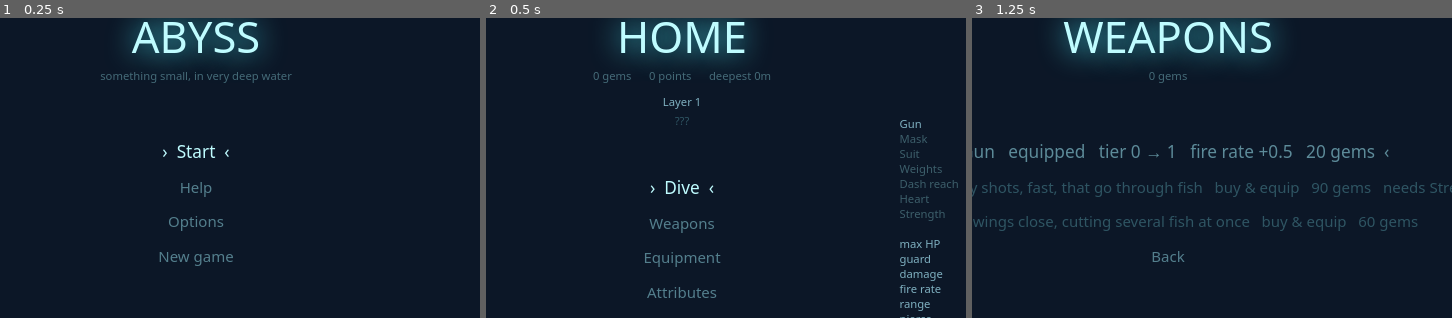
Above: before the commit, frames 1-3 (left to right).
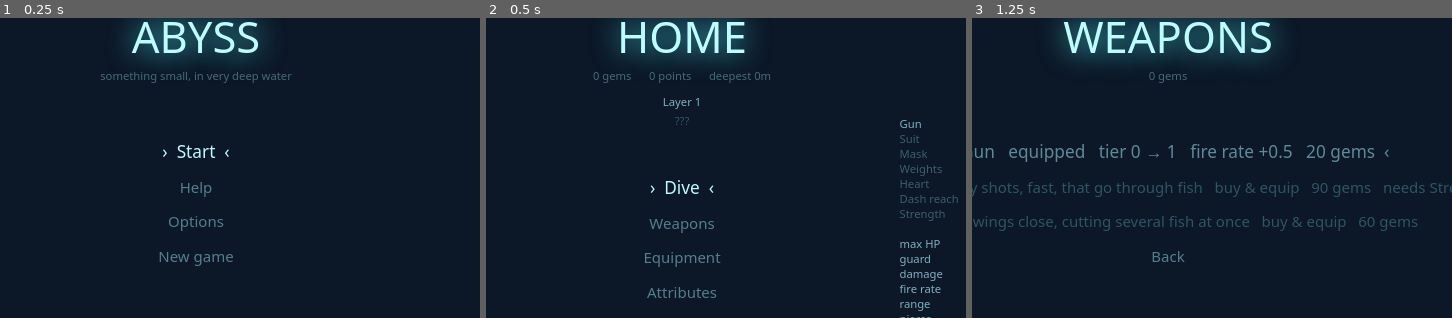
Above: after the commit, the same moments.

Repository: Mindflutter/game
Game: browser game, page index.html
Same seed, same stepped clock (60 frames per second), same inputs: the game is played once before the commit and once after it.
Inputs (mouse positions are % of the whole screen's width and height, from its top left):
- Up to frame 1 (0.25 s): no input
- Up to frame 2 (0.5 s): click "› Start ‹" at 0.27 s
- Up to frame 3 (1.25 s): hold Right from 1.03 s (still down); click (50, 60) at 1.07 s; tap Space at 1.1 s
The pictures show only the part of the screen within x 30-80%, y 24-74%; the shares and areas given below are measured in that part.

Frame 1 is identical in both runs. In frame 2, 0.3% of the frame differs, in the area x 86-99%, y 39-62%; in frame 3, nothing differs.

Commit message:
The third newcomer read; Go home on top, the Suit and Heart first; the eel's drawn path tried and taken back, its sway slower

Diff:
--- a/game/content.js
+++ b/game/content.js
@@ -222,23 +222,24 @@
 // A shot flies further; a cut widens instead, so the Knife still swings
 // close (D180, D181).
 const sight = p => { if (p.swing) p.arc += 10; else p.range += 30; };
+// In the order a newcomer needs them, as the rows at home list them (D185).
 const EQUIPMENT = [
+  { name: 'Suit',    tiers: [{ cost: 20,  apply: p => p.guard += 1 },
+                             { cost: 60,  apply: p => p.guard += 1 },
+                             { cost: 130, apply: p => p.guard += 1 }] },
   { name: 'Mask',    tiers: [{ cost: 20,  apply: sight },
                              { cost: 50,  apply: sight },
                              { cost: 100, apply: sight }] },
-  { name: 'Suit',    tiers: [{ cost: 20,  apply: p => p.guard += 1 },
-                             { cost: 60,  apply: p => p.guard += 1 },
-                             { cost: 130, apply: p => p.guard += 1 }] },
   { name: 'Weights', tiers: [{ cost: 20,  apply: p => p.damage += 0.5 },
                              { cost: 55,  apply: p => p.damage += 0.5 },
                              { cost: 120, apply: p => p.damage += 0.5 }] },
 ];
 
 // Step n costs n points (D109); `max` steps each, whose cost is what the
-// ladders pay (D152).
+// ladders pay (D152). Heart first, as with the equipment (D185).
 const ATTRIBUTES = [
+  { name: 'Heart',      max: 4, apply: p => { p.maxHp += 1; p.hp += 1; } },
   { name: 'Dash reach', max: 4, apply: p => p.dashSpeed += 150 },
-  { name: 'Heart',      max: 4, apply: p => { p.maxHp += 1; p.hp += 1; } },
   { name: 'Strength',   max: 4, apply: p => p.dashDamage += 1 },
 ];
 
@@ -557,7 +558,7 @@
   { name: 'eel',     r: 14, hp: 2, speed: 130, value: 2, threat: [0.114, 0.239, 0.400],
     desc: 'weaves as it swims, and touching it hurts',
     color: '#38f2c0', glow: '#00c896',
-    weave: { width: 50, rate: 0.9 },
+    weave: { width: 50, rate: 0.5 },
     touch: { damage: 1, knock: 240 } },
   // The lionfish (D171, D174, D175, D176). Claude's picks.
   { name: 'lionfish', r: 20, hp: 3, speed: 30, ramp: 0.8, value: 2, threat: [0.021, 0.033, 0.047], against: 'Knife',
@@ -704,8 +705,9 @@
   top: END_TOP,
   flows: true,
   back: GO_HOME.run,
-  items: [{ get label() { return debugSetup ? 'Again' : 'Dive again'; },
-            run: () => (debugSetup ? debugDive() : reset()) }, END_HOME],
+  // Go home on top: a newcomer picks the first row by mouse (D184).
+  items: [END_HOME, { get label() { return debugSetup ? 'Again' : 'Dive again'; },
+                      run: () => (debugSetup ? debugDive() : reset()) }],
 };
 
 const MENUS = {
--- a/tests/debug.test.js
+++ b/tests/debug.test.js
@@ -256,7 +256,7 @@
     expect(g.screen).toBe('debug');
     g.debugDive();
     die(g);
-    const [again, back] = g.MENUS.dead.items;
+    const [back, again] = g.MENUS.dead.items;
     expect([again.label, back.label]).toEqual(['Again', 'Setup']);
     again.run();
     expect(g.screen).toBe('playing');
--- a/tests/descent.test.js
+++ b/tests/descent.test.js
@@ -135,7 +135,7 @@
     expect(g.cameraY).toBe(g.gateDepth(n));
     // Reaching the bottom pays nothing of its own.
     expect(g.modCounts).toEqual({});
-    const again = g.rowRect(0, g.MENUS.won.top);  // the Dive again button (D90)
+    const again = g.rowRect(1, g.MENUS.won.top);  // the Dive again button (D90, D184)
     g.aim.x = again.x + again.w / 2;
     g.aim.y = again.y + again.h / 2;
     g.justPressed.add('Mouse0');
--- a/tests/dive.test.js
+++ b/tests/dive.test.js
@@ -363,7 +363,7 @@
     expect(JSON.parse(g.saved).dive).toBeNull();
   });
 
-  it('offers Dive again and Go home after a death, with Go home marked', () => {
+  it('offers Go home and Dive again after a death, with Go home on top and marked', () => {
     // Dive again and Go home (D90). Go home is marked, so a stray Enter or
     // Space -- Space is the dash -- never starts a dive by accident.
     const dead = () => {
@@ -384,7 +384,9 @@
       g.update(g.FIXED_DT);
       return g.screen;
     };
-    const again = g => g.rowRect(0, g.MENUS.dead.top);
+    // Go home is the top row: a newcomer clicks the first one (D184).
+    expect(enter.MENUS.dead.items.map(i => i.label)).toEqual(['Go home', 'Dive again']);
+    const again = g => g.rowRect(1, g.MENUS.dead.top);
     const g = dead();
     expect(click(g, 10, 10)).toBe('dead');       // a click off the buttons does nothing
     const r = again(g);
--- a/tests/home.test.js
+++ b/tests/home.test.js
@@ -395,6 +395,15 @@
   });
 });
 
+describe('the rows a newcomer needs first (D185)', () => {
+  it('lists the Suit above the Mask, and Heart above Dash reach', () => {
+    const g = loadGame();
+    const rows = name => g.MENUS[name].items.map(i => i.label.split('   ')[0]);
+    expect(rows('equipment').slice(0, 3)).toEqual(['Suit', 'Mask', 'Weights']);
+    expect(rows('attributes').slice(0, 3)).toEqual(['Heart', 'Dash reach', 'Strength']);
+  });
+});
+
 describe('equipment (D100)', () => {
   // A dive with `tiers` of each named piece bought, nothing arriving.
   const wearing = (pieces, seed = 1) => {
--- a/tests/playtests.json
+++ b/tests/playtests.json
@@ -674,5 +674,37 @@
       "HP after each gate, and the lowest",
       "deaths"
     ]
+  },
+  "2026-11-02-eel-path": {
+    "purpose": "Each eel now draws a dotted line along the way it will sway. With the Gun among 27 eels in layer 3: can you aim at the line and hit them, and do they hurt you less than eels-deep did?",
+    "start": {
+      "debug": "L3,G5,S2001,Gun2,eel27,archer8,Mask3,Weights2,Dash_reach3,Heart3,Strength3,Fins1,Vitality2,Reflex3,Nerve1,Impact1,Mend1"
+    },
+    "limit": {
+      "gates": 1
+    },
+    "play": "Press Dive and play the gate until it is cleared or you die; the tag says done. Don't press R. Aim where the dotted line goes, not at the eel. Say whether the line helped, and whether it is too faint or too much.",
+    "measures": [
+      "hits by eels against archers, HP lost, lowest HP, or the death",
+      "Gun shots fired and eels killed, shots a kill",
+      "time",
+      "dashes"
+    ]
+  },
+  "2026-11-02-eel-slow": {
+    "purpose": "The eels now sway about half as fast, with no line drawn. With the Gun among 27 eels in layer 3: can you lead them now, and do they hurt you less than eels-deep did?",
+    "start": {
+      "debug": "L3,G5,S2001,Gun2,eel27,archer8,Mask3,Weights2,Dash_reach3,Heart3,Strength3,Fins1,Vitality2,Reflex3,Nerve1,Impact1,Mend1"
+    },
+    "limit": {
+      "gates": 1
+    },
+    "play": "Press Dive and play the gate until it is cleared or you die; the tag says done. Don't press R. Say whether the eels read now, or feel too easy.",
+    "measures": [
+      "hits by eels against archers, HP lost, lowest HP, or the death",
+      "Gun shots fired and eels killed, shots a kill",
+      "time",
+      "dashes"
+    ]
   }
 }
Not shown, changed: docs/bugs.md
Not shown, changed: docs/decisions.md
Not shown, changed: docs/design.md
Not shown, changed: docs/entities/challenges.md
Not shown, changed: docs/entities/enemies.md
Not shown, changed: docs/entities/equipment.md
Not shown, changed: docs/ideas.md
Not shown, changed: docs/playtests.md
Not shown, changed: docs/roadmap.md
